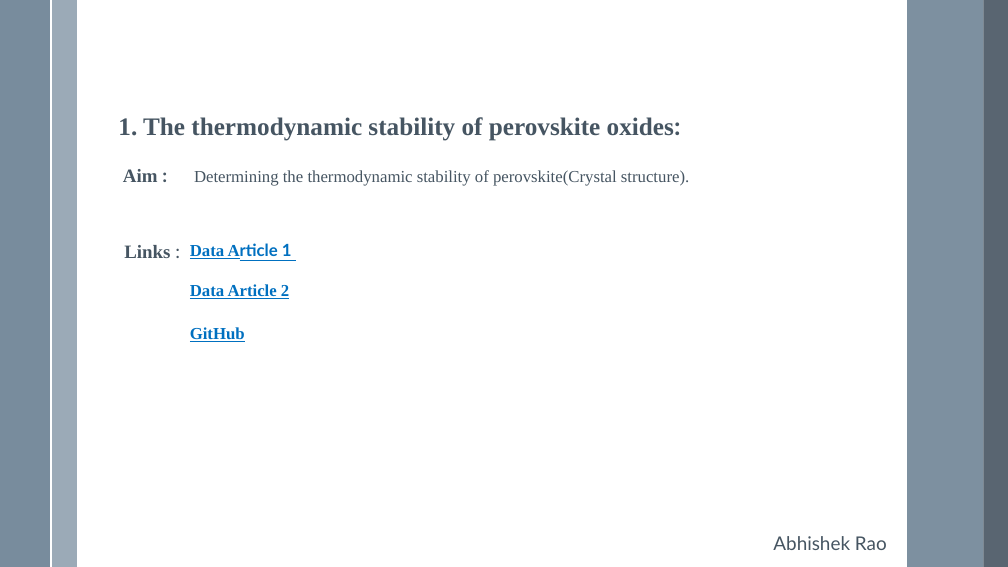
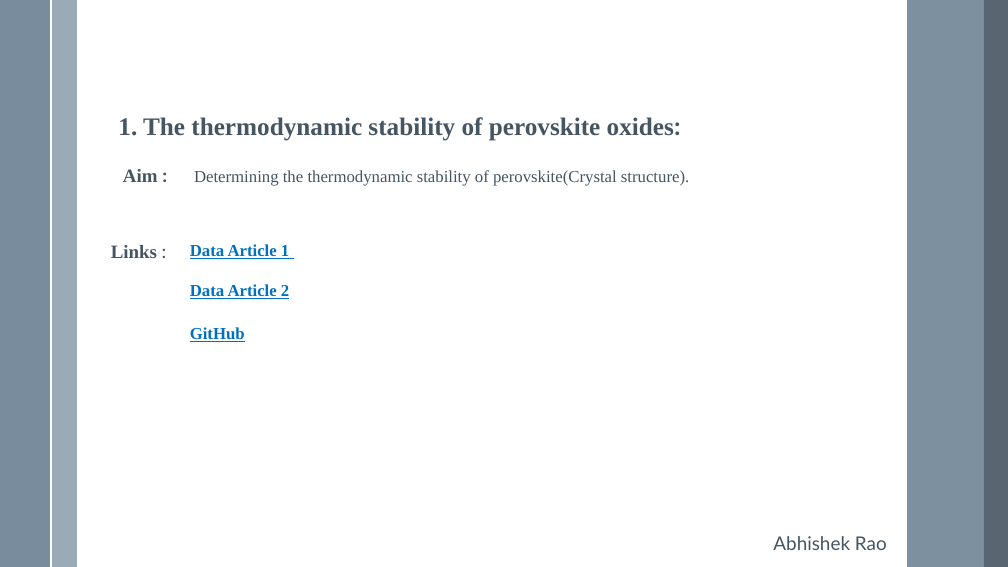
Before and after one commit to VarunBohara/Mini-Project-Documents, a slide deck: slide 6 of Ideas -- v3.0.pptx. Drawn at 1008x567 pixels with LibreOffice and Linux fonts; fonts in the diff are those of the drawing. Boxes give left, top, right and bottom in pixels: in the first picture for what was removed or moved away, otherwise in the second. Text is boxed around its words. In the diff, an @@ line names an element or a change of style, - is before the commit and + after.

```diff
--- a/Ideas -- v3.0.pptx
+++ b/Ideas -- v3.0.pptx
@@ text "Links :": place and size @@
-text "Links :" at [124, 245, 170, 258]
+text "Links :" at [111, 245, 157, 258]
@@ text at [190, 244, 289, 259]: font Lato to Times New Roman in "Article 1" @@
```
Also in this commit, not shown: 4 other slides changed.
